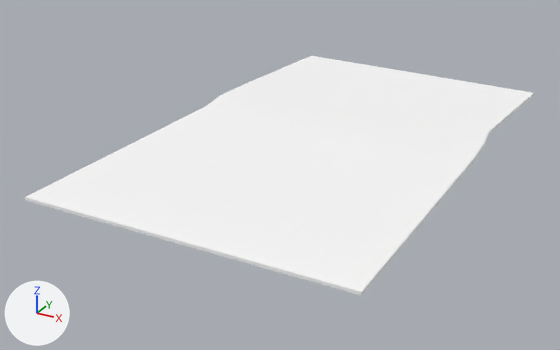
Two versions of the glTF model assets/synty/simple_fantasy_interiors/models/SM_Prop_Rug_Small_Creased_02.glb, one commit apart.
The view is the same before and after, from a 50 mm lens placed at (0.0274, -0.0576, 0.0242), pointed at (-0.0027, -0.0029, -0.0032). Every picture has the same lights, and +X, +Y and +Z are marked at lower left.

Names of what the first picture shows: 'SM_Prop_Rug_Small_Creased_02'.
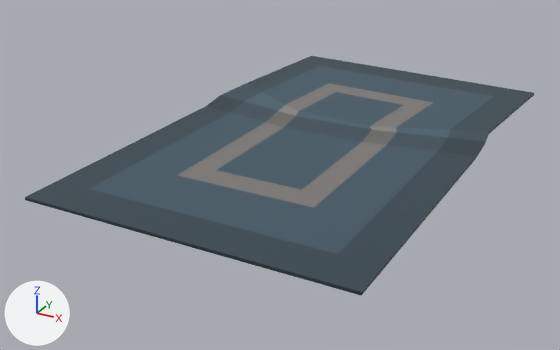
Pixel boxes [x1, y1, x2, y2] of what changed, in the pictures (560 x 350 px):
'SM_Prop_Rug_Small_Creased_02', surface changed (white to blue)
    both: [25, 56, 534, 296]

What changed in the scene script:
```text
Add img_simplefantasyinteriorstexture:
    img_simplefantasyinteriorstexture = load_image('SimpleFantasyInteriorsTexture', '_unpacked/SimpleFantasyInteriorsTexture', 1024, 1024, 'sRGB')
Change mat_lambert1:
    remove mat_lambert1.base_color = (1.0, 1.0, 1.0)  # white #ffffff
    add mat_lambert1.texture = img_simplefantasyinteriorstexture
```
